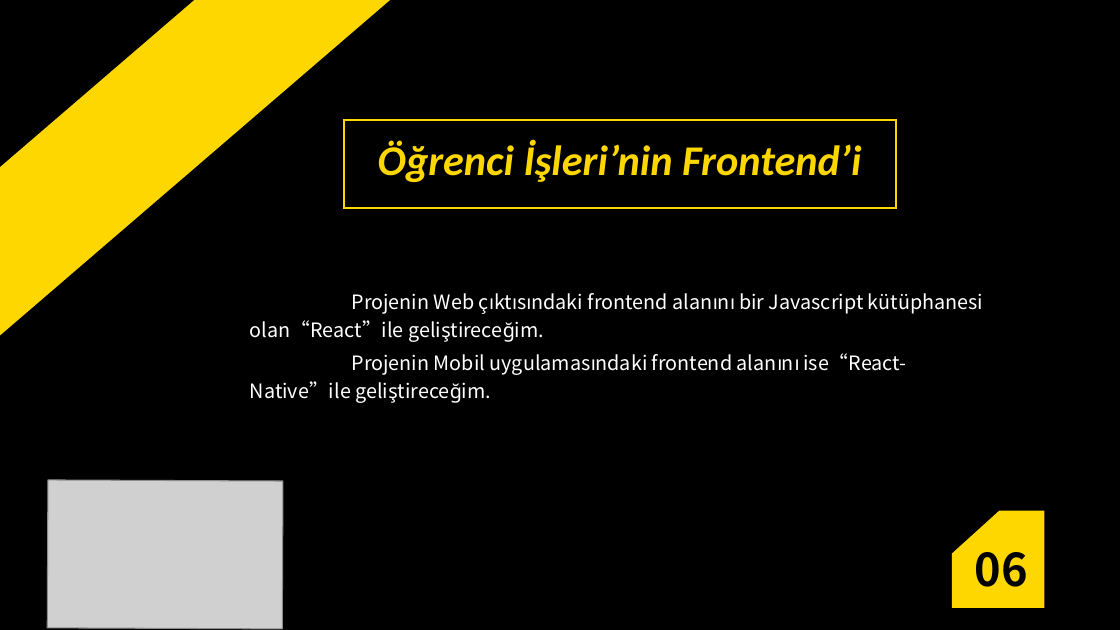
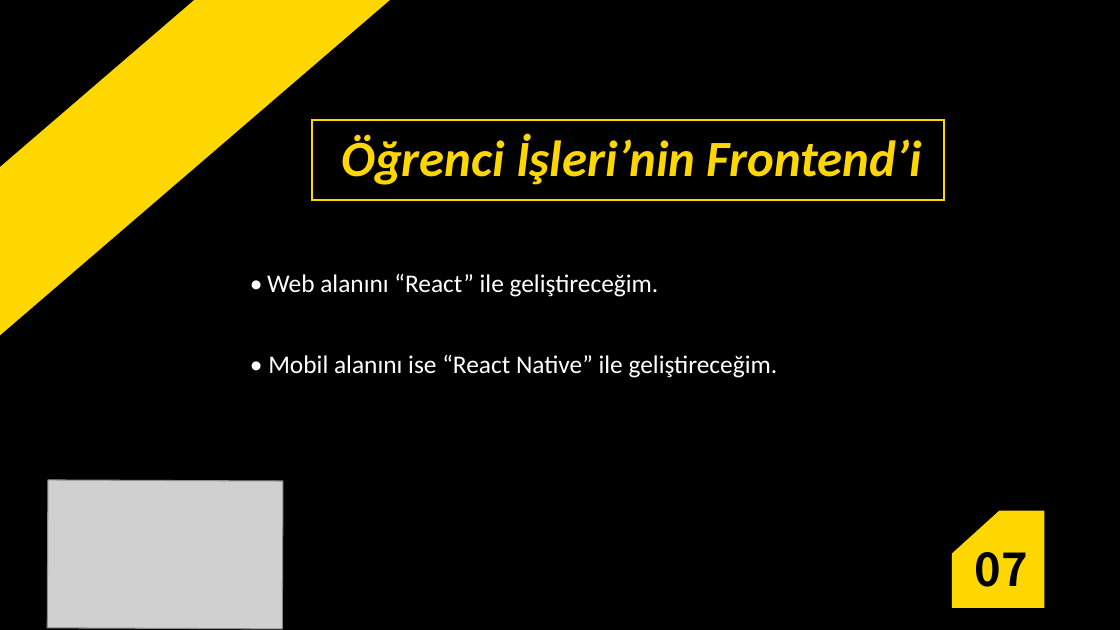
Before and after one commit to berkayemreb/TEZ_Ogrenci-Isleri, a slide deck: slide 7 of OgrenciIsleri.odp (slide 6 before the commit). Drawn at 1120x630 pixels with LibreOffice and Linux fonts; fonts in the diff are those of the drawing; grey boxes stand for pictures. Boxes give left, top, right and bottom in pixels: in the first picture for what was removed or moved away, otherwise in the second. Text is boxed around its words. In the diff, an @@ line names an element or a change of style, - is before the commit and + after.

```diff
--- a/OgrenciIsleri.odp
+++ b/OgrenciIsleri.odp
@@ text "Öğrenci İşleri’nin Frontend’i": place and size @@
-text "Öğrenci İşleri’nin Frontend’i" at <box>378,140,861,182</box>
+text "Öğrenci İşleri’nin Frontend’i" at <box>341,134,922,185</box>
@@ text "Öğrenci İşleri’nin Frontend’i" at <box>341,134,922,185</box>: size 30 to 36 pt @@
@@ rectangle: place and size @@
-rectangle at <box>345,120,896,208</box>
+rectangle at <box>312,120,944,200</box>
@@ text at <box>267,274,778,378</box>: text changed; size 14 to 18 pt; font Noto Sans CJK SC to Calibri @@
-Projenin Web çıktısındaki frontend alanını bir Javascript kütüphanesi olan“React”ile geliştireceğim.
-Projenin Mobil uygulamasındaki frontend alanını ise“React-Native”ile geliştireceğim.
+• Web alanını “React” ile geliştireceğim.
+• Mobil alanını ise “React Native” ile geliştireceğim.
@@ text at <box>974,552,1027,587</box>: text changed @@
-06
+07
```
Also in this commit, not shown: 14 other slides changed, 2 slides added, 2 slides removed, 2 other files.
